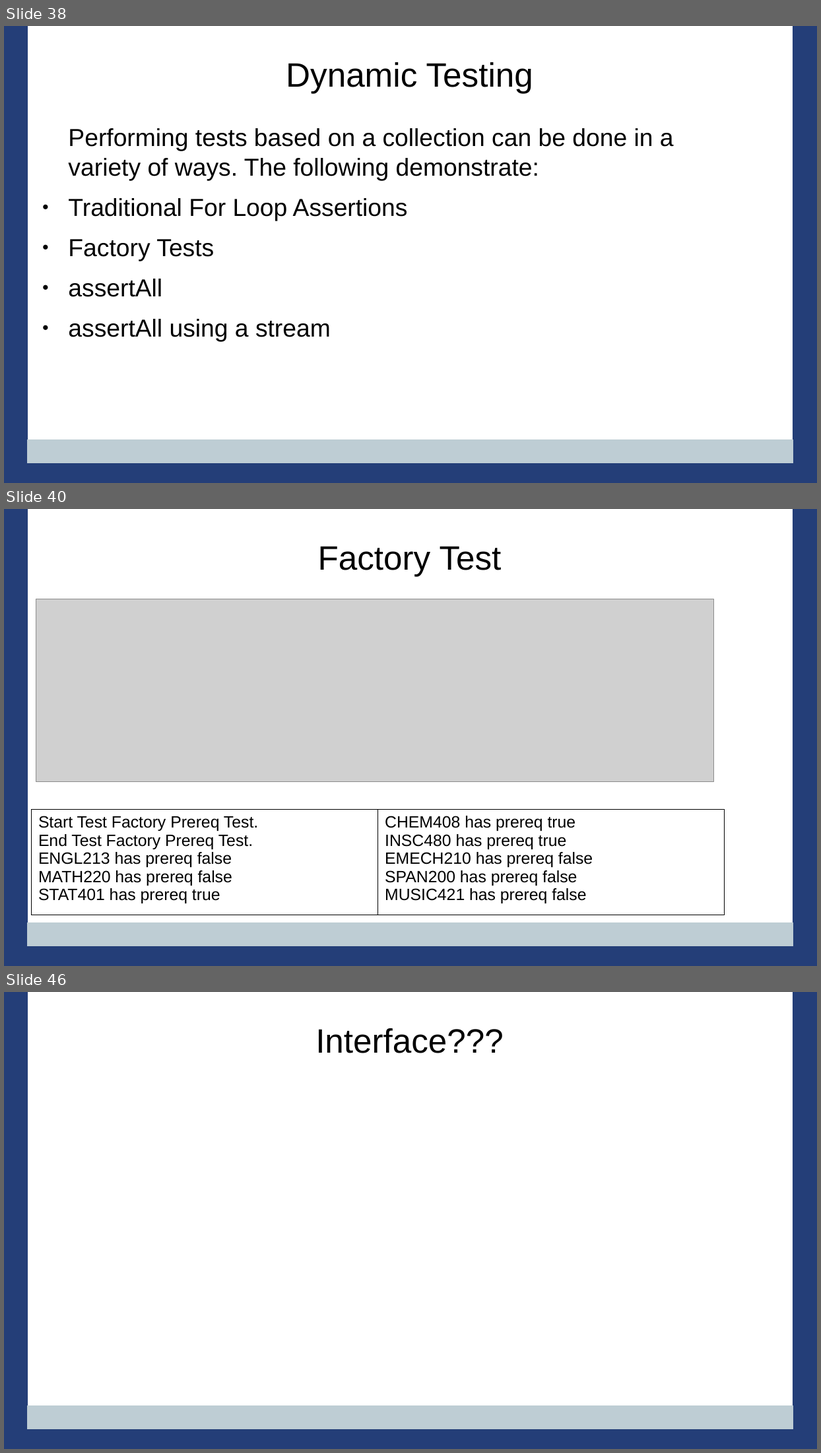
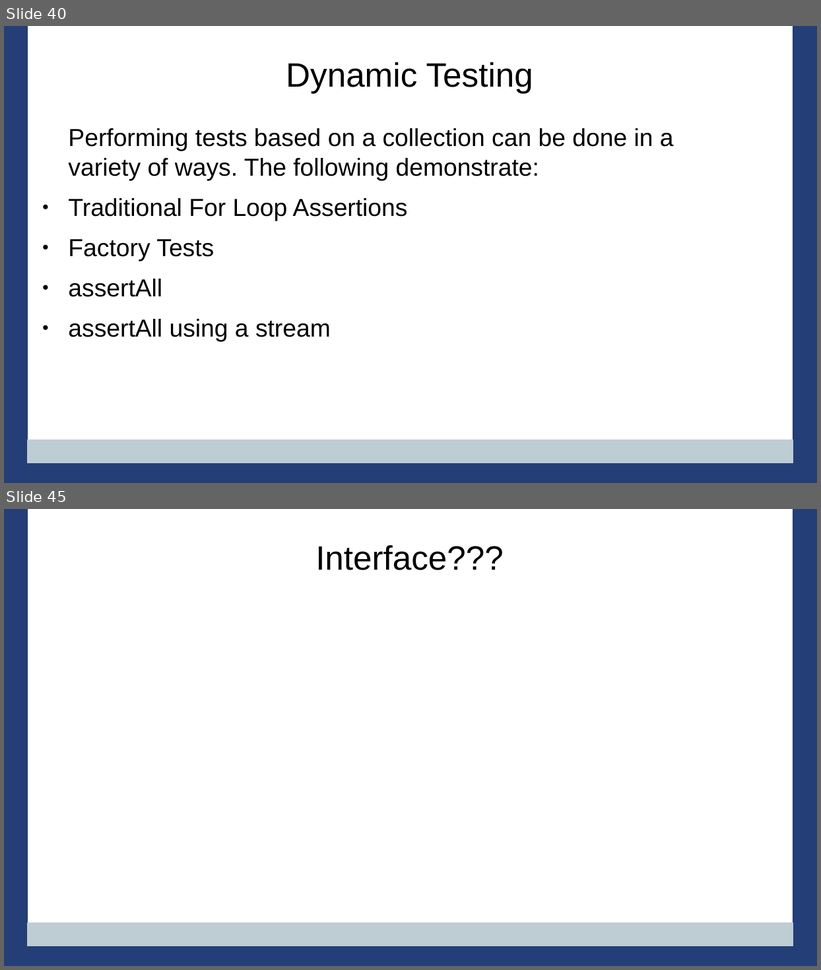
Before and after one commit to PennState/junit5-presentation, a slide deck: src/site/presentation/Junit5_Presentation_JavaOne_2016.odp. Shown one above the other, each under a label of ours: slides 38, 40 and 46 before the commit, slides 40 and 45 after it; the slides between them are not shown. The pictures are 821x1453 and 821x970 pixels, drawn with LibreOffice and Linux fonts; fonts in the diff are those of the drawing; grey boxes stand for pictures; background and template pictures are left out. Boxes give left, top, right and bottom in pixels: in the first picture for what was removed or moved away, otherwise in the second. Text is boxed around its words. In the diff, an @@ line names an element or a change of style, - is before the commit and + after.

```diff
--- a/src/site/presentation/Junit5_Presentation_JavaOne_2016.odp
+++ b/src/site/presentation/Junit5_Presentation_JavaOne_2016.odp
@@ slide 40 removed at <box>4,509,817,966</box>, background #FFFFFF; not listed: 4 template elements that a slide beside it also shows @@
@@ title removed at <box>318,546,502,576</box> @@
-Factory Test
@@ picture removed at <box>36,599,715,782</box> @@
@@ table removed at <box>31,810,725,909</box>, 1 rows, 2 columns @@
-Start Test Factory Prereq Test. / End Test Factory Prereq Test. / ENGL213 has prereq false / MATH220 has prereq false / STAT401 has prereq true | CHEM408 has prereq true / INSC480 has prereq true / EMECH210 has prereq false / SPAN200 has prereq false / MUSIC421 has prereq false
@@ what was slide 38 is now slide 40 @@
@@ what was slide 46 is now slide 45 @@
```
Also in this commit, not shown: 13 slides changed, 6 slides added, 6 other slides removed, 1 other file.
